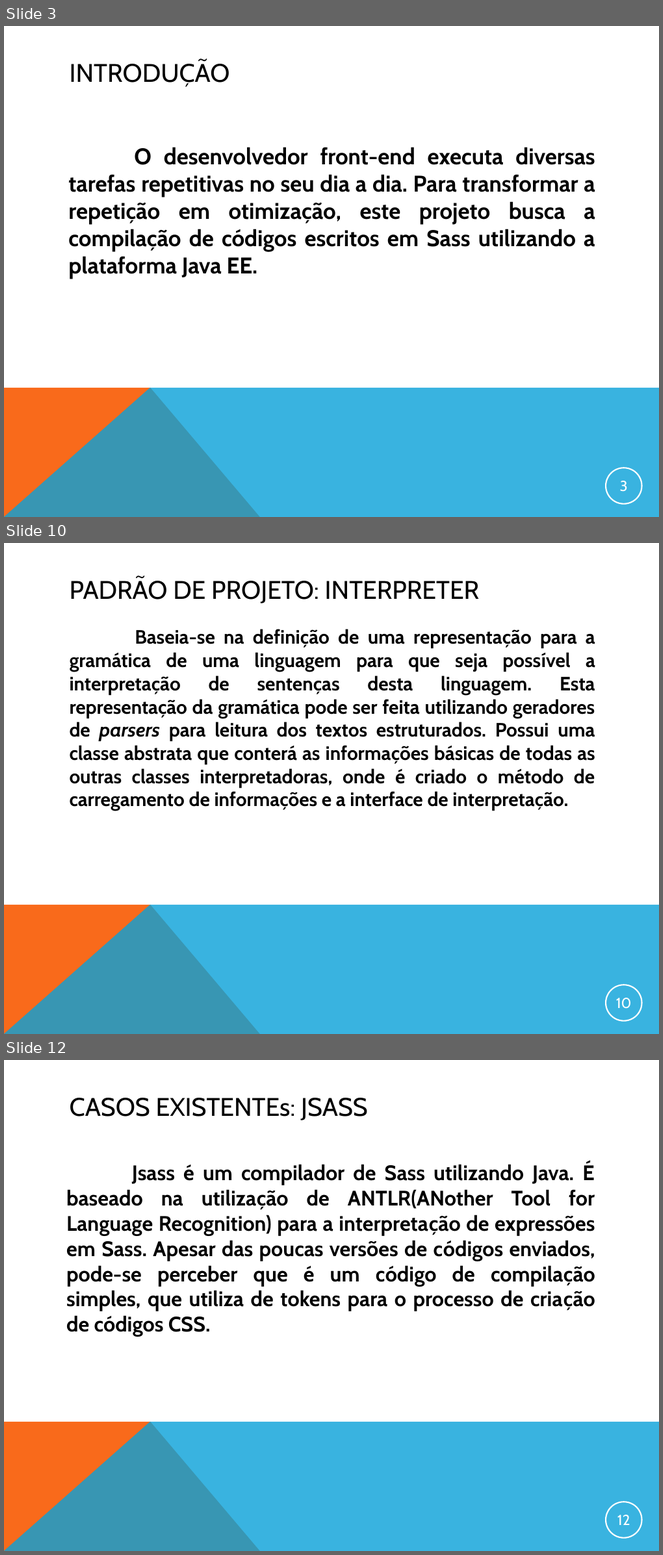
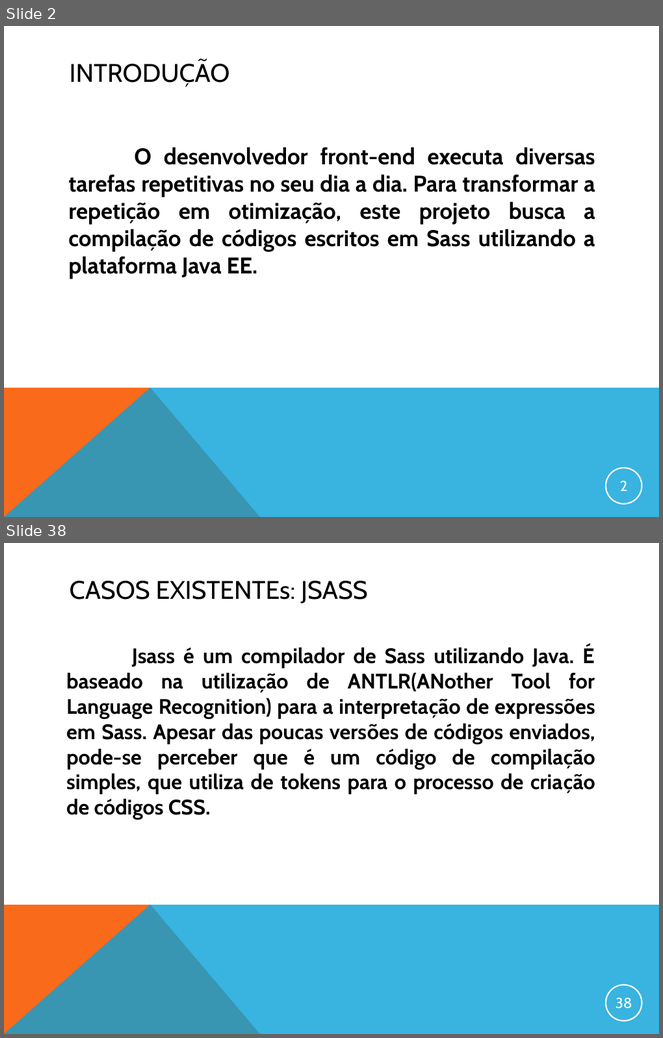
Before and after one commit to gcmorgado/sass4j, a slide deck: DOCUMENTACAO/apresentacao_final.ppt. Shown one above the other, each under a label of ours: slides 3, 10 and 12 before the commit, slides 2 and 38 after it; the slides between them are not shown. The pictures are 663x1555 and 663x1038 pixels, drawn with LibreOffice and Linux fonts; fonts in the diff are those of the drawing. Boxes give left, top, right and bottom in pixels: in the first picture for what was removed or moved away, otherwise in the second. Text is boxed around its words. In the diff, an @@ line names an element or a change of style, - is before the commit and + after.

```diff
--- a/DOCUMENTACAO/apresentacao_final.ppt
+++ b/DOCUMENTACAO/apresentacao_final.ppt
@@ slide 10 removed at <box>4,543,659,1034</box>, background #FFFFFF; not listed: 2 template elements that a slide beside it also shows @@
@@ title removed at <box>70,577,480,603</box> @@
-PADRÃO DE PROJETO: INTERPRETER
@@ text removed at <box>70,629,596,811</box> @@
-Baseia-se na definição de uma representação para a gramática de uma linguagem para que seja possível a interpretação de sentenças desta linguagem. Esta representação da gramática pode ser feita utilizando geradores de parsers para leitura dos textos estruturados. Possui uma classe abstrata que conterá as informações básicas de todas as outras classes interpretadoras, onde é criado o método de carregamento de informações e a interface de interpretação.
@@ page number removed at <box>606,985,642,1021</box> @@
-10
@@ what was slide 3 is now slide 2 @@
@@ page number at <box>620,481,628,491</box>: text changed @@
-3
+2
@@ what was slide 12 is now slide 38 @@
@@ page number at <box>616,998,633,1009</box>: text changed @@
-12
+38
```
Also in this commit, not shown: 6 slides changed, 36 slides added, 3 other slides removed, 1 other file.
